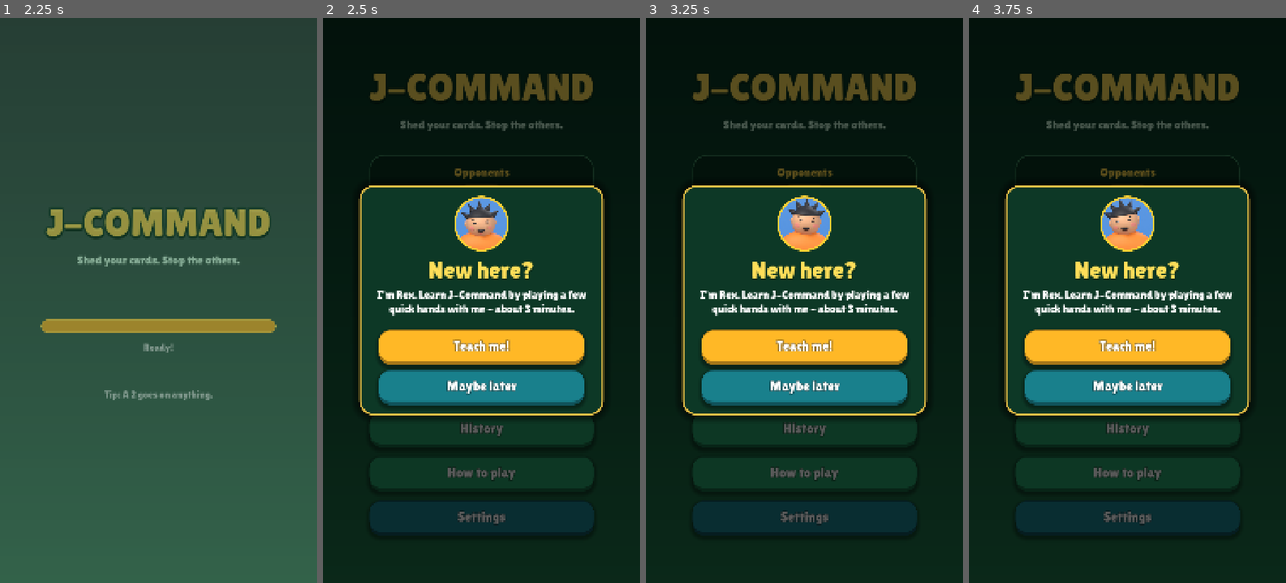
Above: before the commit, frames 1-4 (left to right).
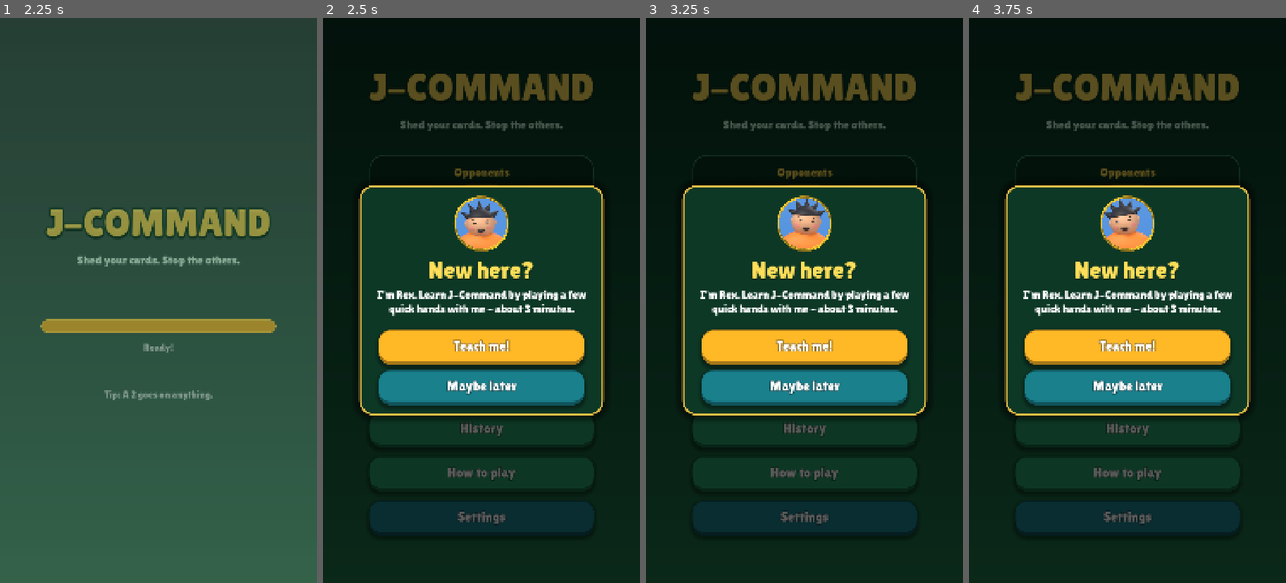
Above: after the commit, the same moments.

Repository: lambou/jcommand-cards-monorepo
Game: Godot game, scene res://scenes/main.tscn
The game is run twice, just before and just after one commit, with the same random seed, the same clock (stepped at 60 frames per second) and the same inputs.
Inputs (mouse positions are in pixels of both pictures, inside the frame that each line leads up to):
- Up to frame 1 (2.25 s): tap Enter at 0.5 s; move the mouse to (228, 272) at 0.52 s; hold Right 0.53-1.25 s; click (228, 272) at 0.67 s; tap Space at 0.77 s; drag from (95, 328) to (142, 413) at 1.27 s; move the mouse to (190, 176) at 2.02 s; hold Right from 2.03 s (still down)
- Up to frame 2 (2.5 s): keep holding Right
- Up to frame 3 (3.25 s): release Right at 2.75 s; click "Easy" at 2.75 s
- Up to frame 4 (3.75 s): click "Easy" at 3.5 s

Frame 1 is identical in both runs. In frame 2, 0.2% of the frame differs, in the area x 41-59%, y 31-42%; in frame 3, 0.2%; in frame 4, 0.2%.

Commit message:
Avatar frame: Blender-rendered bevelled metal ring, tinted per state
Co-Authored-By: Claude Sonnet 5.5 <noreply@anthropic.com>

Diff:
--- a/apps/mobile/scripts/ui/avatar.gd
+++ b/apps/mobile/scripts/ui/avatar.gd
@@ -68,6 +68,27 @@
 	return true
 
 
+## The ring around the portrait: a Blender-rendered bevelled metal band (tools/avatars/render_frame.py), tinted
+## with `ring`. Thin or thick by how heavy the ring is relative to the avatar; a plain arc if the art is missing.
+static var _frames := {}
+
+
+static func _draw_frame(ci: CanvasItem, c: Vector2, r: float, ring: Color, ring_w: float) -> void:
+	var kind := "thick" if ring_w / r >= 0.1 else "thin"
+	if not _frames.has(kind):
+		var p := "res://assets/avatars/frame_%s.png" % kind
+		_frames[kind] = load(p) if ResourceLoader.exists(p) else null
+	var tex: Texture2D = _frames[kind]
+	if tex == null:
+		ci.draw_arc(c, r, 0.0, TAU, 160, ring, ring_w, true)   # 160 segments: a true circle at any size
+		return
+	# The filter is per canvas item, not per draw call; sprite sheets have no mipmaps, so this costs them nothing.
+	if ci.texture_filter != CanvasItem.TEXTURE_FILTER_LINEAR_WITH_MIPMAPS:
+		ci.texture_filter = CanvasItem.TEXTURE_FILTER_LINEAR_WITH_MIPMAPS
+	var half := r * 1.1   # the art spans +-1.1 avatar radii
+	ci.draw_texture_rect(tex, Rect2(c - Vector2(half, half), Vector2(half, half) * 2.0), false, ring)
+
+
 static func _dir(a: float) -> Vector2:
 	return Vector2(cos(a), sin(a))
 
@@ -99,7 +120,7 @@
 static func draw_avatar(ci: CanvasItem, idx: int, c: Vector2, r: float, ring: Color = Color.WHITE, ring_w: float = 0.0, happy: bool = false, talk: bool = false) -> void:
 	if _draw_sprite(ci, idx, c, r, happy or talk):
 		if ring_w > 0.0:
-			ci.draw_arc(c, r, 0.0, TAU, 160, ring, ring_w, true)   # 160 segments: a true circle at any size
+			_draw_frame(ci, c, r, ring, ring_w)
 		return
 	var st: Dictionary = STYLES[idx % STYLES.size()]
 	var skin: Color = st["skin"]
Binary file added: apps/mobile/assets/avatars/frame_thick.png
Binary file added: apps/mobile/assets/avatars/frame_thin.png
